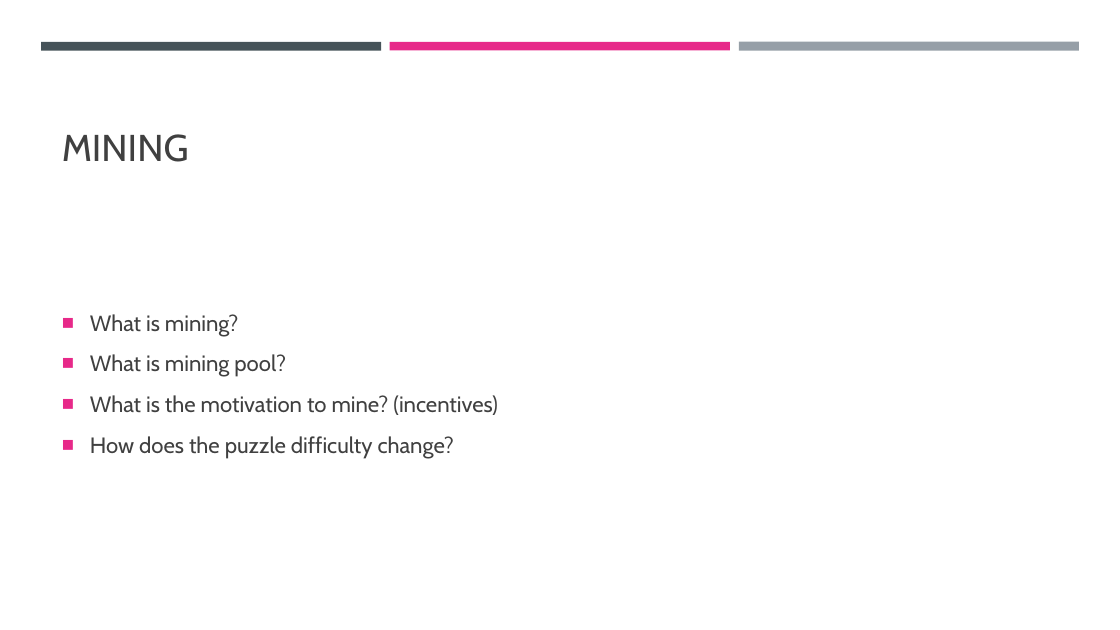
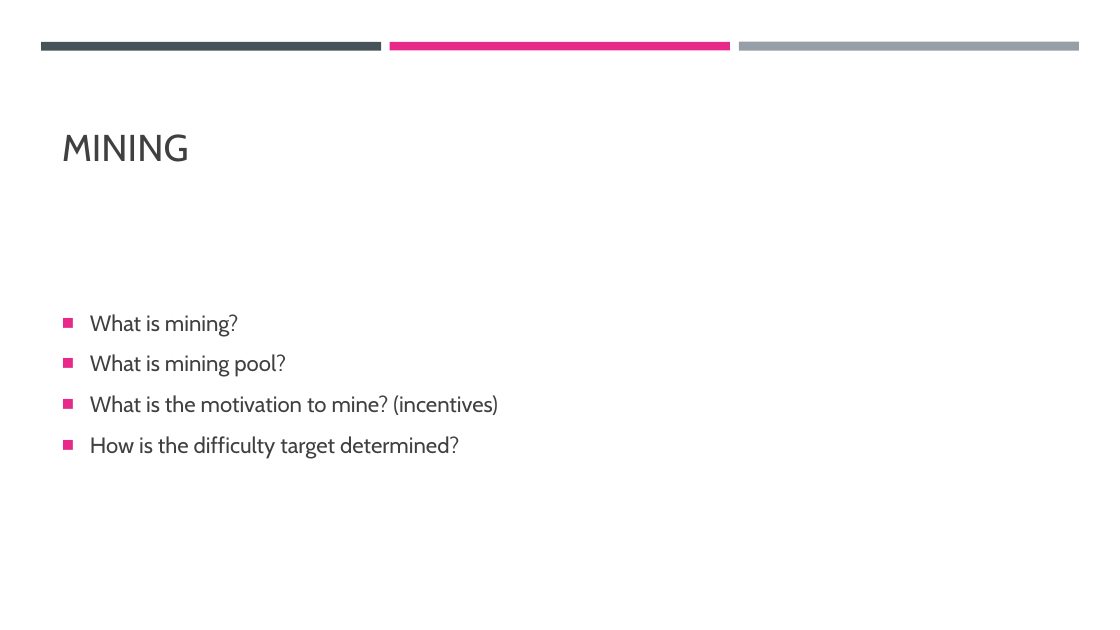
Before and after one commit to cyoni/bitcoin, a slide deck: slide 13 of bitcoin.pptx. Drawn at 1120x630 pixels with LibreOffice and Linux fonts; fonts in the diff are those of the drawing. Boxes give left, top, right and bottom in pixels: in the first picture for what was removed or moved away, otherwise in the second. Text is boxed around its words. In the diff, an @@ line names an element or a change of style, - is before the commit and + after.

```diff
--- a/bitcoin.pptx
+++ b/bitcoin.pptx
@@ text at (90,436,459,459): text changed @@
-■ How does the puzzle difficulty change?
+■ How is the difficulty target determined?
```
Also in this commit, not shown: 3 other slides changed, 3 slides added.
